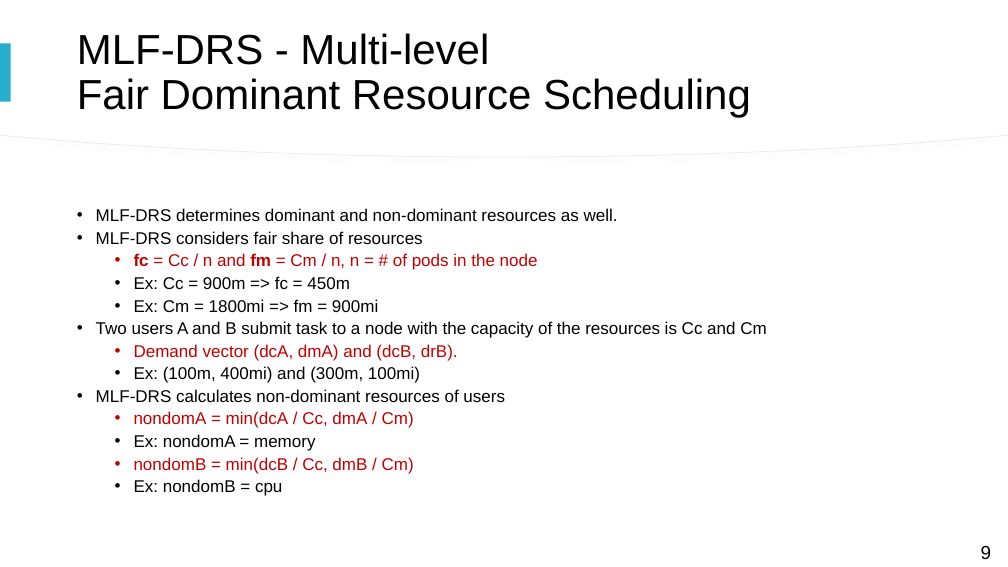
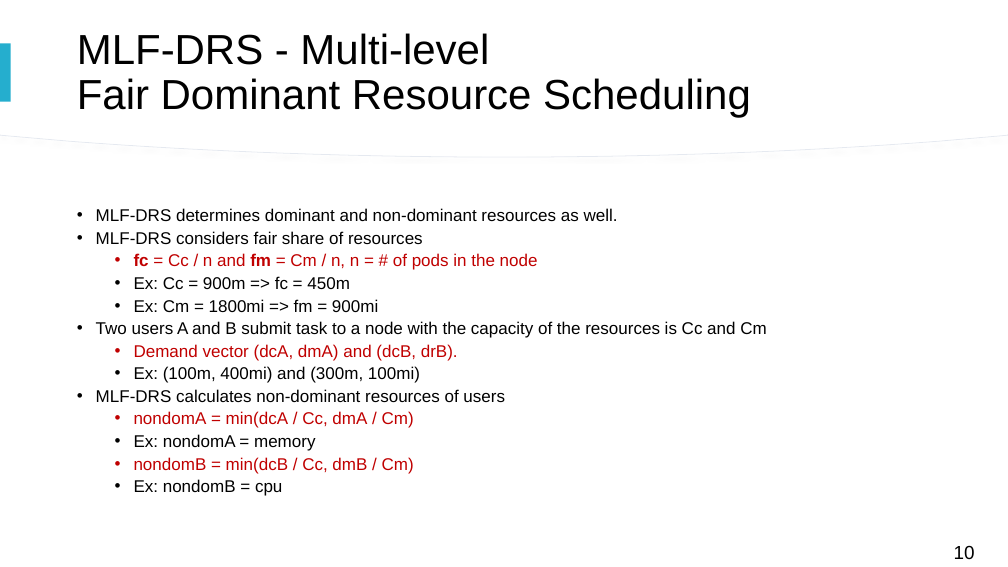
Before and after one commit to liam-nguyen/Autoscaling-in-Kubernetes-Paper, a slide deck: slide 10 of Autoscaling in Kubernetes - Final Presentation.pptx (slide 9 before the commit). Drawn at 1008x567 pixels with LibreOffice and Linux fonts; fonts in the diff are those of the drawing. Boxes give left, top, right and bottom in pixels: in the first picture for what was removed or moved away, otherwise in the second. Text is boxed around its words. In the diff, an @@ line names an element or a change of style, - is before the commit and + after.

```diff
--- a/Autoscaling in Kubernetes - Final Presentation.pptx
+++ b/Autoscaling in Kubernetes - Final Presentation.pptx
@@ text at (954, 545, 975, 559): text changed @@
-9
+10
```
Also in this commit, not shown: 14 other slides changed, 1 slide added.
